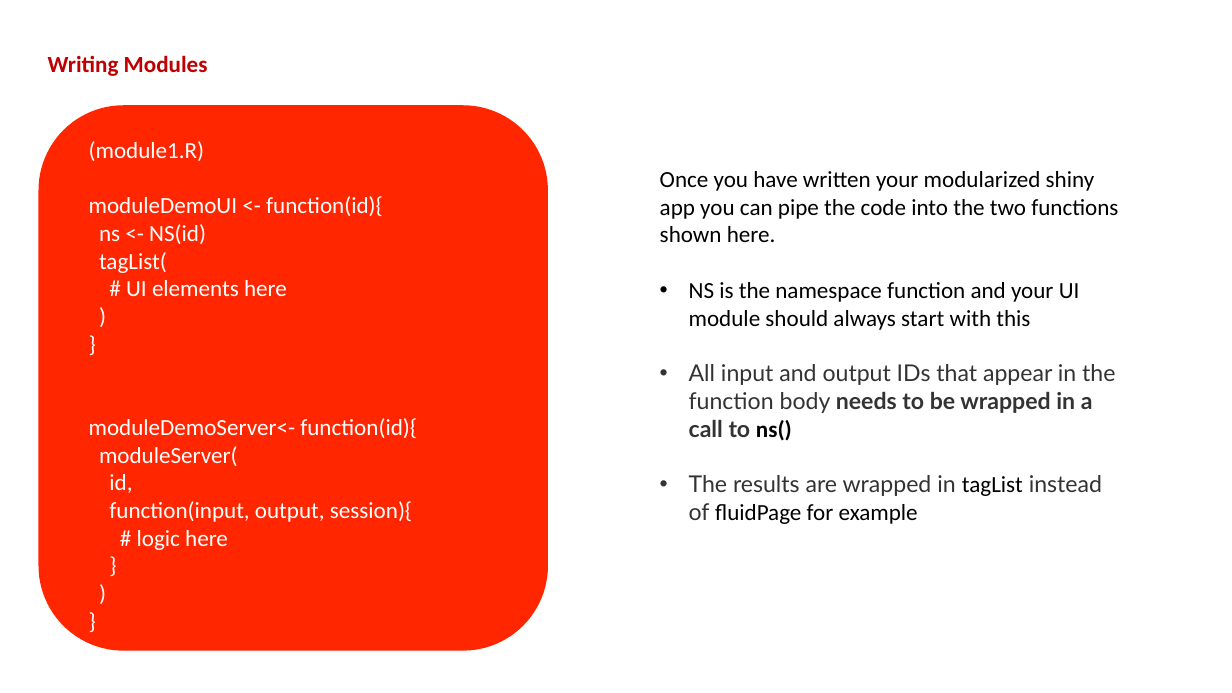
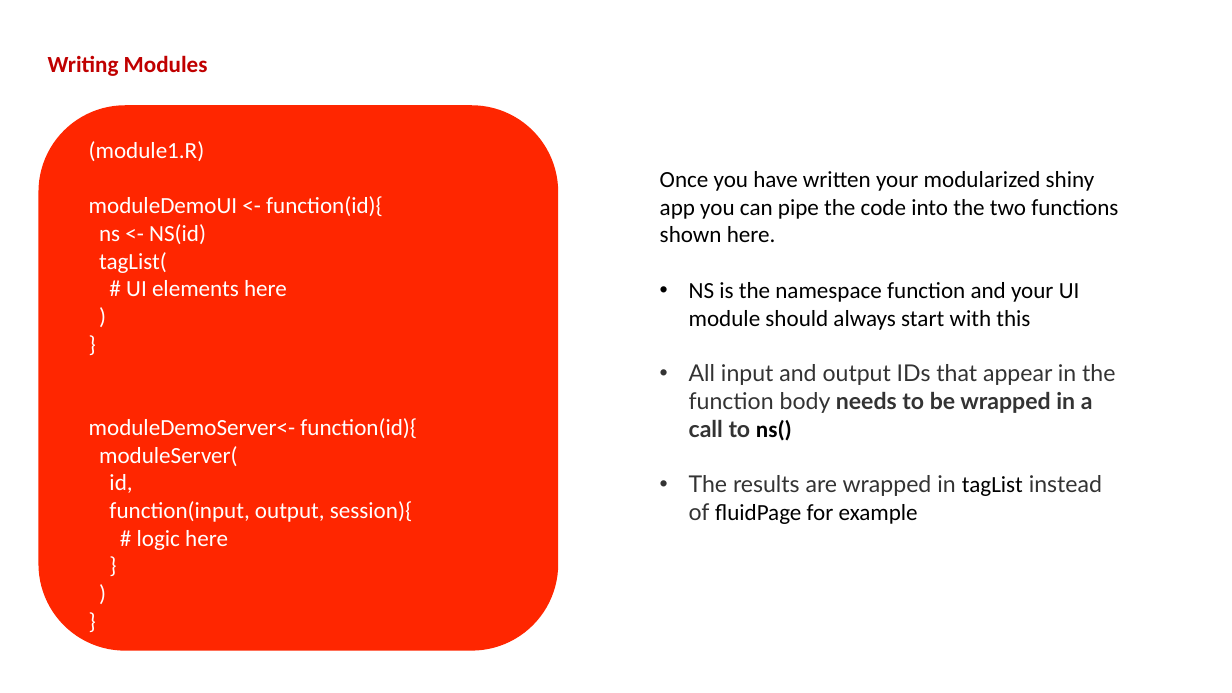
Before and after one commit to BHFDSC/cvd-covid-tre-dashboard, a slide deck: slide 2 of BHF_Dashboards/BHF_DSC_TRE_External_Dashboard/Dev/Modules Example.pptx. Drawn at 1232x693 pixels with LibreOffice and Linux fonts; fonts in the diff are those of the drawing. Boxes give left, top, right and bottom in pixels: in the first picture for what was removed or moved away, otherwise in the second. Text is boxed around its words. In the diff, an @@ line names an element or a change of style, - is before the commit and + after.

```diff
--- a/BHF_Dashboards/BHF_DSC_TRE_External_Dashboard/Dev/Modules Example.pptx
+++ b/BHF_Dashboards/BHF_DSC_TRE_External_Dashboard/Dev/Modules Example.pptx
@@ rounded rectangle: place and size @@
-rounded rectangle at (39,105,548,651)
+rounded rectangle at (39,105,558,651)
```
Also in this commit, not shown: 2 other slides changed.
